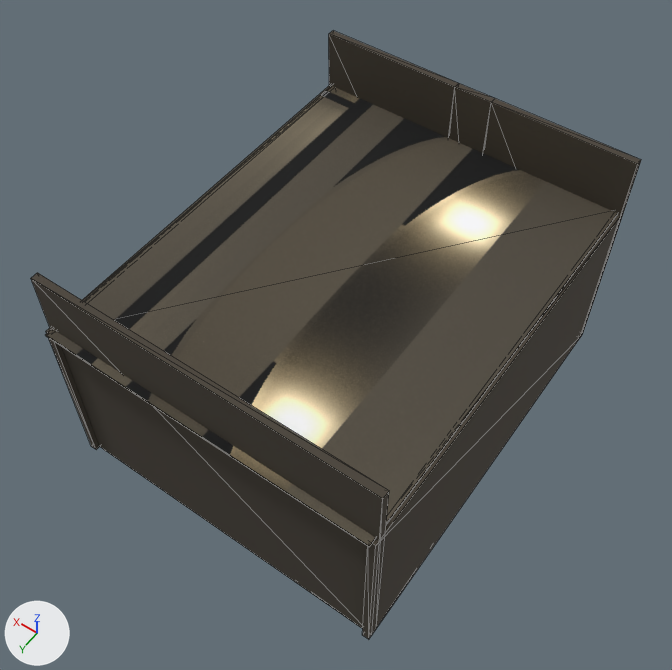
One commit to the glTF model public/models/venues/church-baked.glb: the scene before it, then after it.
One viewpoint serves both versions: a 50 mm camera at (-9.46, 13.75, 24.2) aimed at (0.0, 0.51, 3.39). Lighting does not change. The marker at lower left points along +X, +Y and +Z. The first picture is the older version. Mesh edges are drawn as thin lines. Vertices at exactly the same position are counted once.

Script lines for the objects in view, before the commit:
```python
me_cube = bpy.data.meshes.new('Cube')
me_cube.from_pydata(...)  # a box spanning x -5.05..-4.85, y -6.3..6.1, z 0.0..5.6; a box spanning x 4.85..5.05, y -6.3..6.1, z 0.0..5.6; a box spanning x -5.05..5.05, y 5.74..5.96, z 0.0..7.5; a box spanning x -5.05..-0.6, y -6.41..-6.19, z 0.0..7.5; a box spanning x 0.6..5.05, y -6.41..-6.19, z 0.0..7.5; a box spanning x -0.6..0.6, y -6.41..-6.19, z 1.4..7.5
me_cube.materials.append(mat_shellmat)  # picture img_shell
me_cube_006 = bpy.data.meshes.new('Cube.006')
me_cube_006.from_pydata(...)  # a box spanning x -4.95..4.95, y -6.4..6.2, z 5.58..5.64
me_cube_006.materials.append(mat_ceilingmat)  # picture img_ceiling
ob_ceiling = bpy.data.objects.new('Ceiling', me_cube_006)
ob_ceiling.location = (0.0, 0.0, 0.0)
ob_shell = bpy.data.objects.new('Shell', me_cube)
ob_shell.location = (0.0, 0.0, 0.0)
```
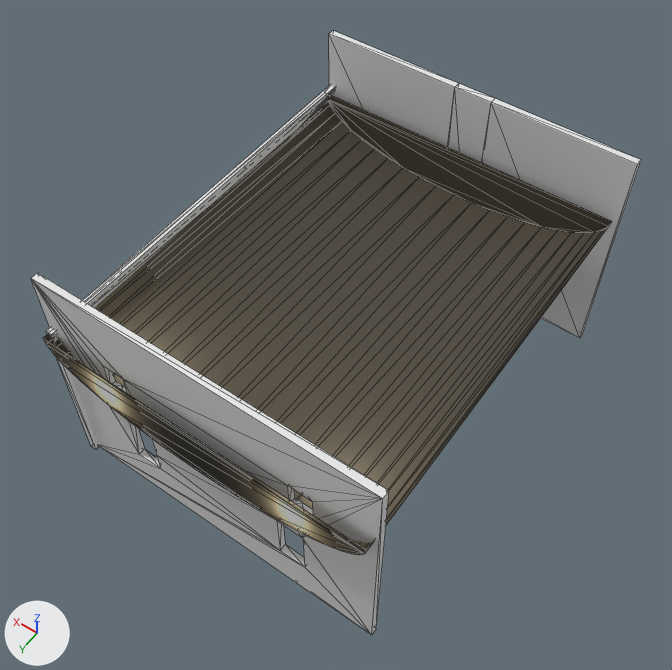
Changed parts and their boxes [x1, y1, x2, y2] in the pictures (672 x 670 px):
'Ceiling', reshaped: before [46, 86, 618, 547]; after [43, 94, 612, 555]
'Shell', reshaped: before [31, 31, 641, 639]; after [31, 31, 641, 635]
part 2 of me_cube, deleted: before [362, 214, 622, 639]
part 3 of me_cube, reshaped: before [31, 279, 383, 629]; after [31, 89, 383, 635]
part 4 of me_cube, recoloured: [31, 31, 641, 634] in both

What changed in the scene script:
```text
Change me_cube_006:
    used by ob_ceiling; location = (0.0, 0.0, 0.0)
    remove me_cube_006.from_pydata(...)  # 8 vertices, 12 faces; spans x -4.95..4.95, y -6.4..6.2, z 5.58..5.64
    add me_cube_006.from_pydata(...)  # 50 vertices, 94 faces; spans x -4.95..4.95, y -5.85..6.3, z 3.9..5.6
    me_cube_006 part 1: the whole mesh is rebuilt
Change me_cube:
    used by ob_shell; location = (0.0, 0.0, 0.0)
    remove me_cube.from_pydata(...)  # 48 vertices, 72 faces; spans x -5.05..5.05, y -6.41..6.1, z 0.0..7.5
    add me_cube.from_pydata(...)  # 104 vertices, 216 faces; spans x -5.05..5.05, y -6.41..6.1, z 0.0..7.5
    me_cube part 2: the loose piece of 8 vertices spanning x -5.05..-4.85, y -6.3..6.1, z 0.0..5.6 is deleted
    me_cube part 3
    8 faces are deleted
    34 vertices are added at x -3.25..4.85, y -2.3..5.96, z 1.38..5.39
    17 new vertices lie (0.0, 0.22, 0.0) away from vertices in x -3.25..3.25, y 5.74, z 1.45..5.39
    13 new vertices lie (0.2, 0.0, 0.0) away from vertices in x 4.85, y -2.3..3.7, z 1.38..3.78
    164 new faces join them
    me_cube part 4: 52 faces spanning x -5.05..5.05, y -6.41..6.1, z 0.0..7.5 switch from mat_shellmat (picture img_shell) to no material
```
